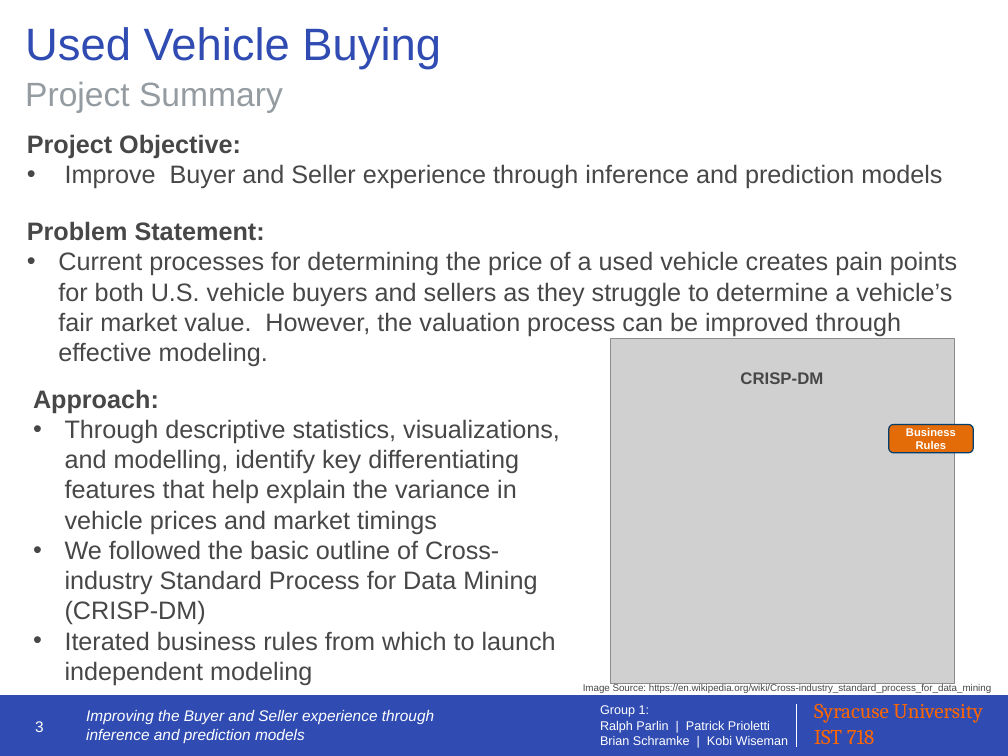
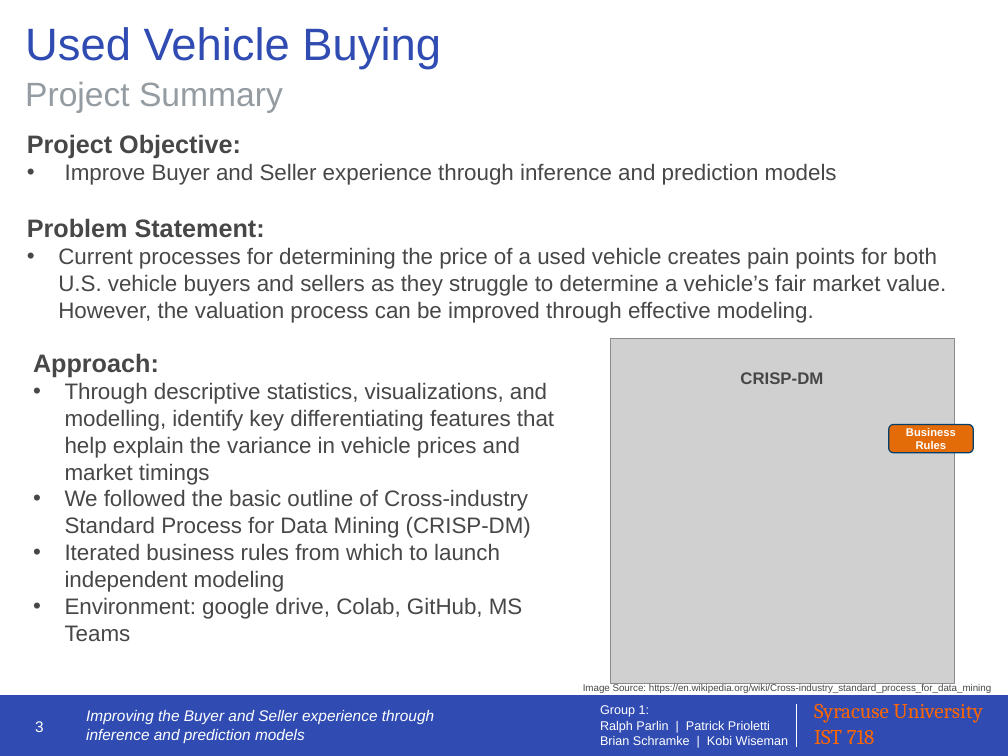
Before and after one commit to IST-718-Fall-2020/project_presentation-group1, a slide deck: slide 3 of group1_presentation_slides.pptx. Drawn at 1008x756 pixels with LibreOffice and Linux fonts; fonts in the diff are those of the drawing; grey boxes stand for pictures. Boxes give left, top, right and bottom in pixels: in the first picture for what was removed or moved away, otherwise in the second. Text is boxed around its words. In the diff, an @@ line names an element or a change of style, - is before the commit and + after.

```diff
--- a/group1_presentation_slides.pptx
+++ b/group1_presentation_slides.pptx
@@ text at (x1=58, y1=163, x2=947, y2=323): size 18 to 16 pt in "Improve Buyer and Seller experience through inference ...", "Current processes for determining the price of ..." @@
@@ text "Approach:" moved from (x1=33, y1=389, x2=560, y2=686) to (x1=33, y1=353, x2=554, y2=641) @@
@@ text at (x1=65, y1=382, x2=554, y2=592): size 18 to 16 pt in "Through descriptive statistics, visualizations, and modellin ...", "We followed the basic outline of Cross-industry ...", "Iterated business rules from which to launch ..." @@
@@ text at (x1=65, y1=597, x2=523, y2=641): paragraph added @@
+• Environment: google drive, Colab, GitHub, MS Teams
```
Also in this commit, not shown: 13 other slides changed, 1 slide added, 4 slides removed.
